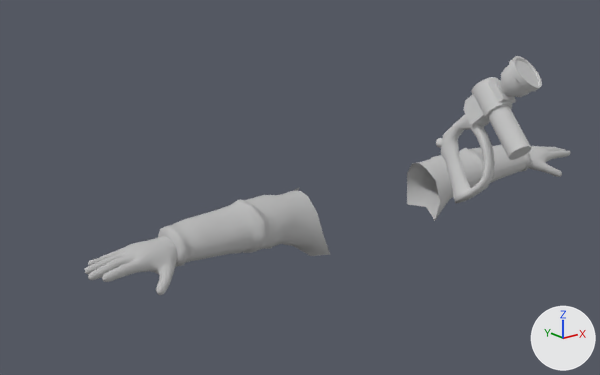
The FBX model Assets/Custom Skeletal Meshes/PlayerArms_Animated/1st_Person_01.FBX: old version first, new version second.
Before and after are seen from a 50 mm lens placed at (-1.51, -1.589, 2.145), pointed at (-0.304, -0.08, 1.542). The lights are fixed; the arrows at lower right show +X, +Y and +Z. Where no turn or scale is listed for an object, it has been applied to the vertices.
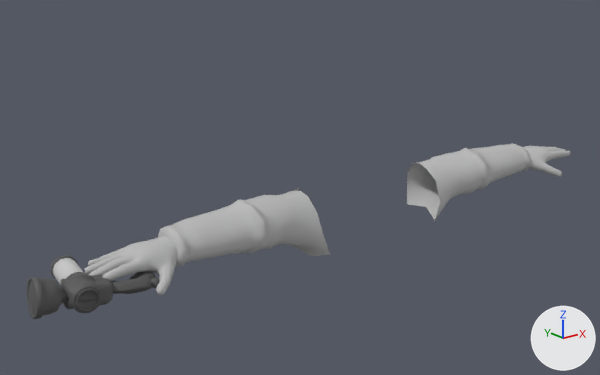
Changed parts and their boxes (x1, y1, x2, y2) in the pictures (600 x 375 px):
'Cylinder004', deleted: before (436, 56, 542, 203)
'Sprayer LP', added: after (27, 255, 159, 319)
'Sprayer LP_GLass', added: after (53, 258, 83, 285)

Diff of the bpy script that builds the scene:
```diff
--- a/Assets/Custom Skeletal Meshes/PlayerArms_Animated/1st_Person_01.FBX.py
+++ b/Assets/Custom Skeletal Meshes/PlayerArms_Animated/1st_Person_01.FBX.py
@@ mat_sprayer @@
+mat_sprayer = principled_material('Sprayer')
+mat_sprayer.base_color = (0.0941, 0.0941, 0.0941)  # dark grey #565656
+mat_sprayer.roughness = 0.639
@@ mat_sprayer___glass @@
+mat_sprayer___glass = principled_material('Sprayer - Glass')
+mat_sprayer___glass.base_color = (0.588, 0.588, 0.588)  # light grey #cacaca
+mat_sprayer___glass.roughness = 0.762
@@ me_mesh_001_1 @@
+me_mesh_001_1.from_pydata(...)  # 1228 vertices, 2398 faces; spans x -0.287..0.027, y -0.157..0.03, z -0.026..0.062
+me_mesh_001_1.materials.append(mat_sprayer)  # its picture is missing
@@ me_mesh_002 @@
+me_mesh_002.from_pydata(...)  # 98 vertices, 192 faces; spans x -0.2027..-0.1352, y -0.0892..0.0257, z -0.0154..0.0436
+me_mesh_002.materials.append(mat_sprayer___glass)  # its picture is missing
@@ ob_cylinder004 @@
-ob_cylinder004 = bpy.data.objects.new('Cylinder004', me_mesh_001)
-ob_cylinder004.location = (-0.133, -0.448, 1.583)
@@ ob_sprayer_lp @@
+ob_sprayer_lp = bpy.data.objects.new('Sprayer LP', me_mesh_001_1)
+ob_sprayer_lp.location = (-0.699, 0.031, 1.419)
@@ ob_sprayer_lp_glass @@
+ob_sprayer_lp_glass = bpy.data.objects.new('Sprayer LP_GLass', me_mesh_002)
+ob_sprayer_lp_glass.location = (-0.699, 0.031, 1.419)
```
